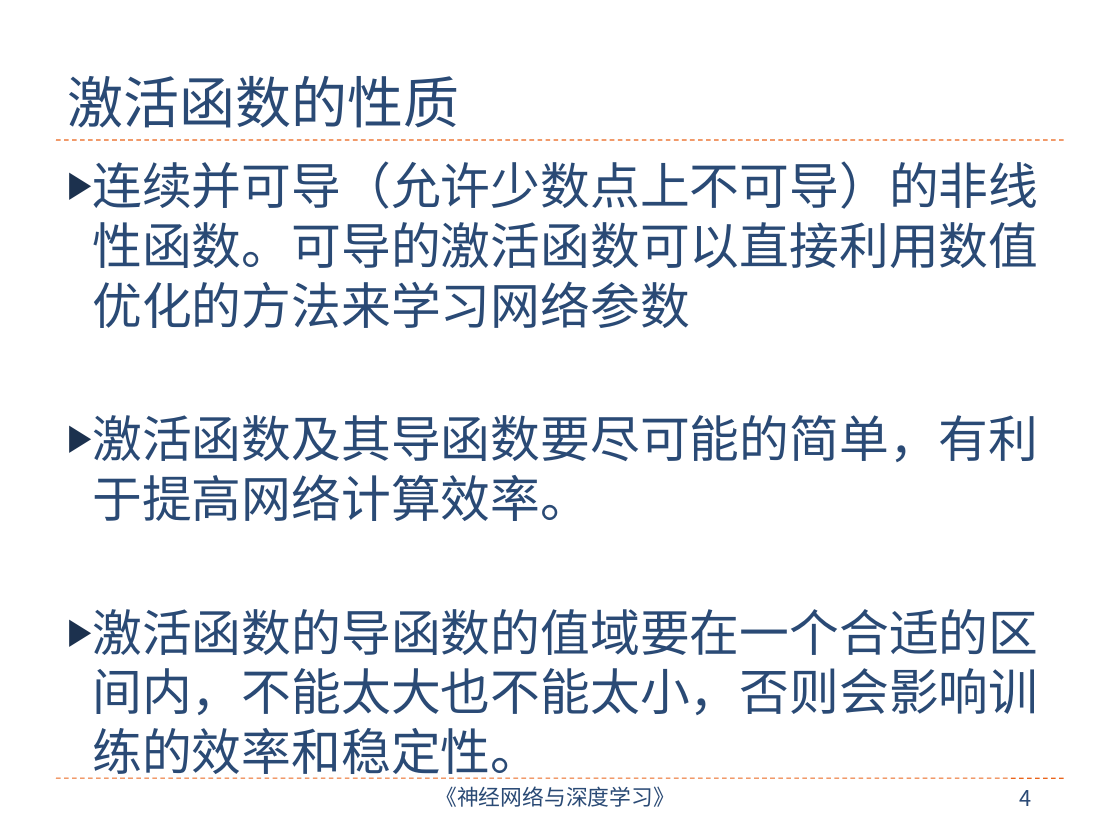
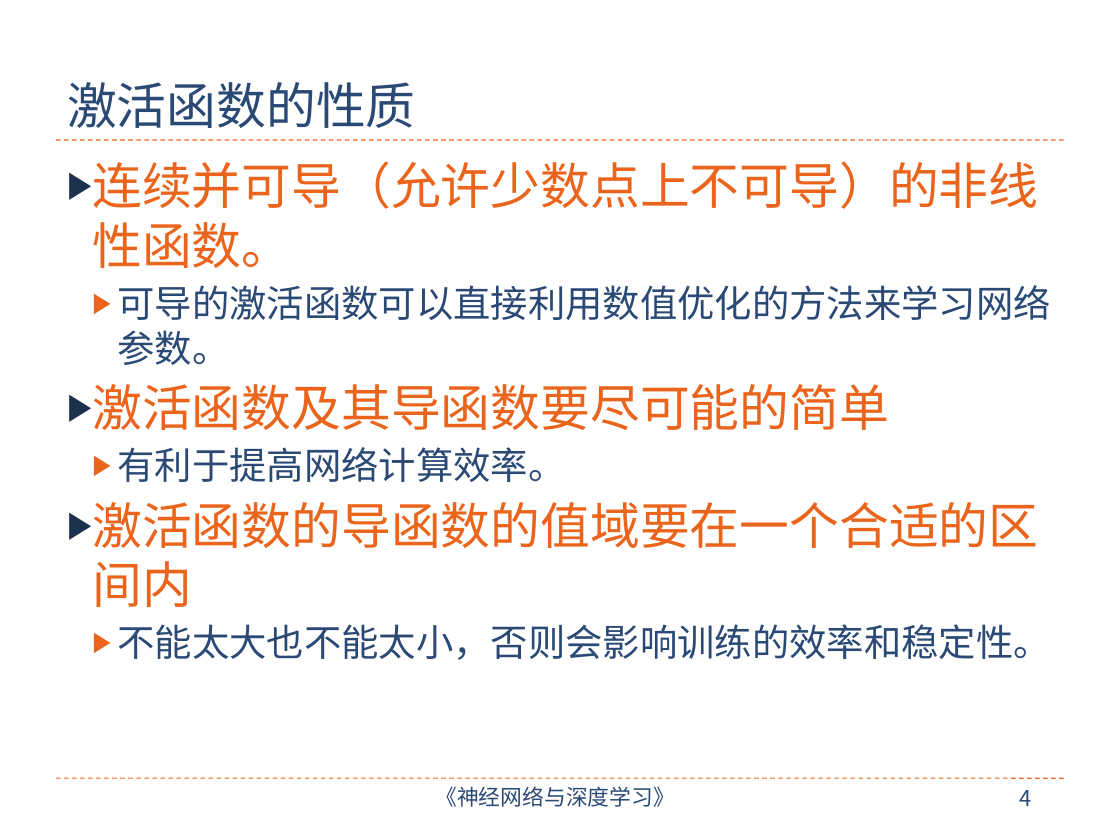
Before and after one commit to nndl/nndl.github.io, a slide deck: slide 4 of ppt/chap-前馈神经网络.pptx. Drawn at 1120x840 pixels with LibreOffice and Linux fonts; fonts in the diff are those of the drawing. Boxes give left, top, right and bottom in pixels: in the first picture for what was removed or moved away, otherwise in the second. Text is boxed around its words. In the diff, an @@ line names an element or a change of style, - is before the commit and + after.

Commit message:
update pptx

```diff
--- a/ppt/chap-前馈神经网络.pptx
+++ b/ppt/chap-前馈神经网络.pptx
@@ title "激活函数的性质" at (x1=67, y1=82, x2=416, y2=128): size 36 to 32 pt @@
@@ text at (x1=92, y1=161, x2=1051, y2=660): text changed; size 32 to 24 pt @@
-▶ 连续并可导（允许少数点上不可导）的非线性函数。可导的激活函数可以直接利用数值优化的方法来学习网络参数
-▶ 激活函数及其导函数要尽可能的简单，有利于提高网络计算效率。
-▶ 激活函数的导函数的值域要在一个合适的区间内，不能太大也不能太小，否则会影响训练的效率和稳定性。
+▶ 连续并可导（允许少数点上不可导）的非线性函数。
+  ▶ 可导的激活函数可以直接利用数值优化的方法来学习网络参数。
+▶ 激活函数及其导函数要尽可能的简单
+  ▶ 有利于提高网络计算效率。
+▶ 激活函数的导函数的值域要在一个合适的区间内
+  ▶ 不能太大也不能太小，否则会影响训练的效率和稳定性。
```
Also in this commit, not shown: 30 other slides changed, 2 other files.
